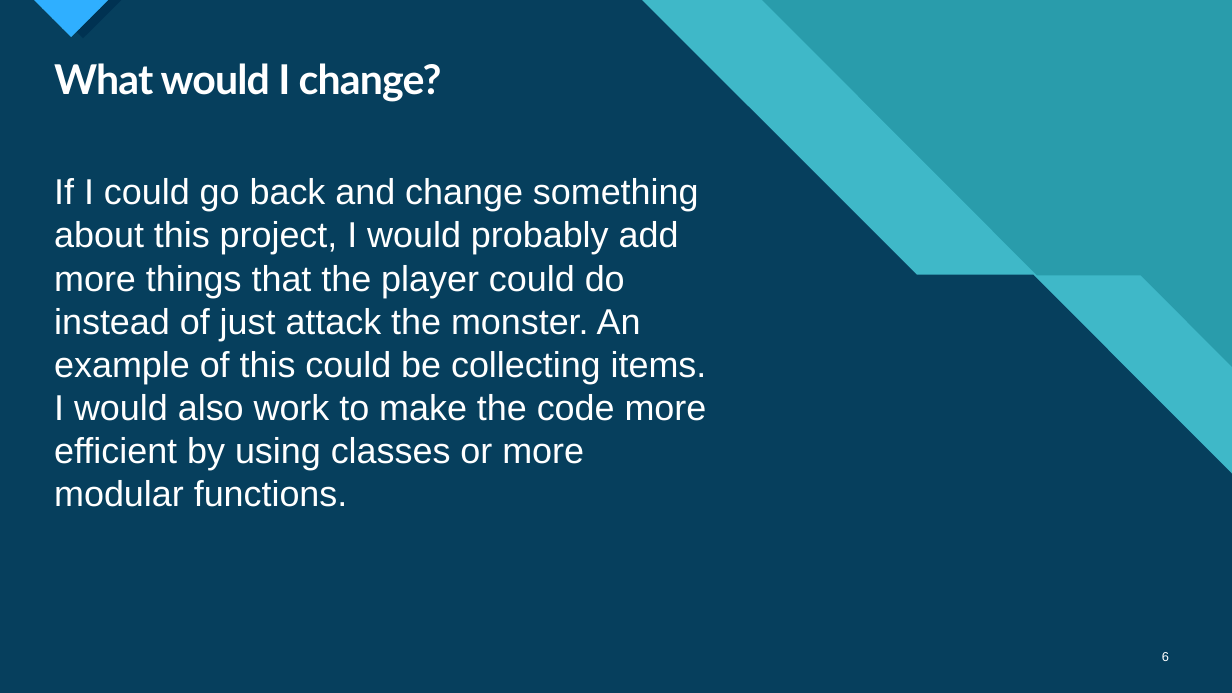
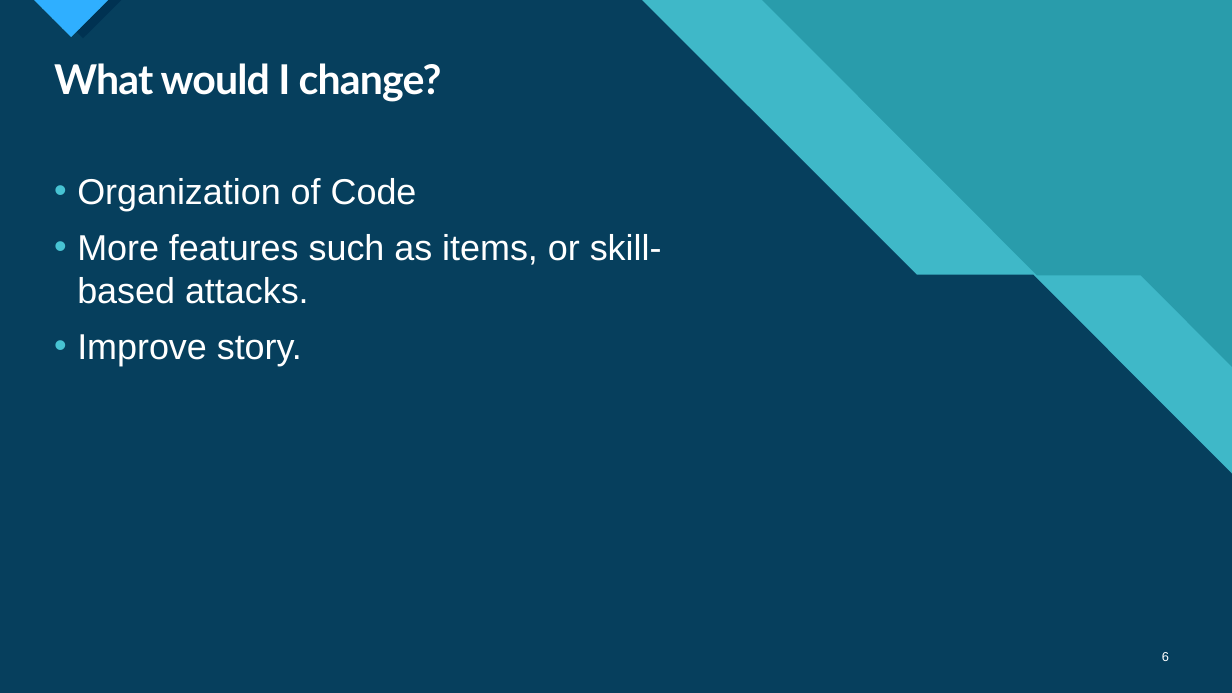
Before and after one commit to ljmontecalvo/NEIT_Python_Course, a slide deck: slide 6 of Midterm/Midterm Presentation.pptx. Drawn at 1232x693 pixels with LibreOffice and Linux fonts; fonts in the diff are those of the drawing. Boxes give left, top, right and bottom in pixels: in the first picture for what was removed or moved away, otherwise in the second. Text is boxed around its words. In the diff, an @@ line names an element or a change of style, - is before the commit and + after.

```diff
--- a/Midterm/Midterm Presentation.pptx
+++ b/Midterm/Midterm Presentation.pptx
@@ text at (77,178,662,366): text changed @@
-If I could go back and change something about this project, I would probably add more things that the player could do instead of just attack the monster. An example of this could be collecting items. I would also work to make the code more efficient by using classes or more modular functions.
+• Organization of Code
+• More features such as items, or skill-based attacks.
+• Improve story.
```
Also in this commit, not shown: 3 other slides changed, 1 other file.
